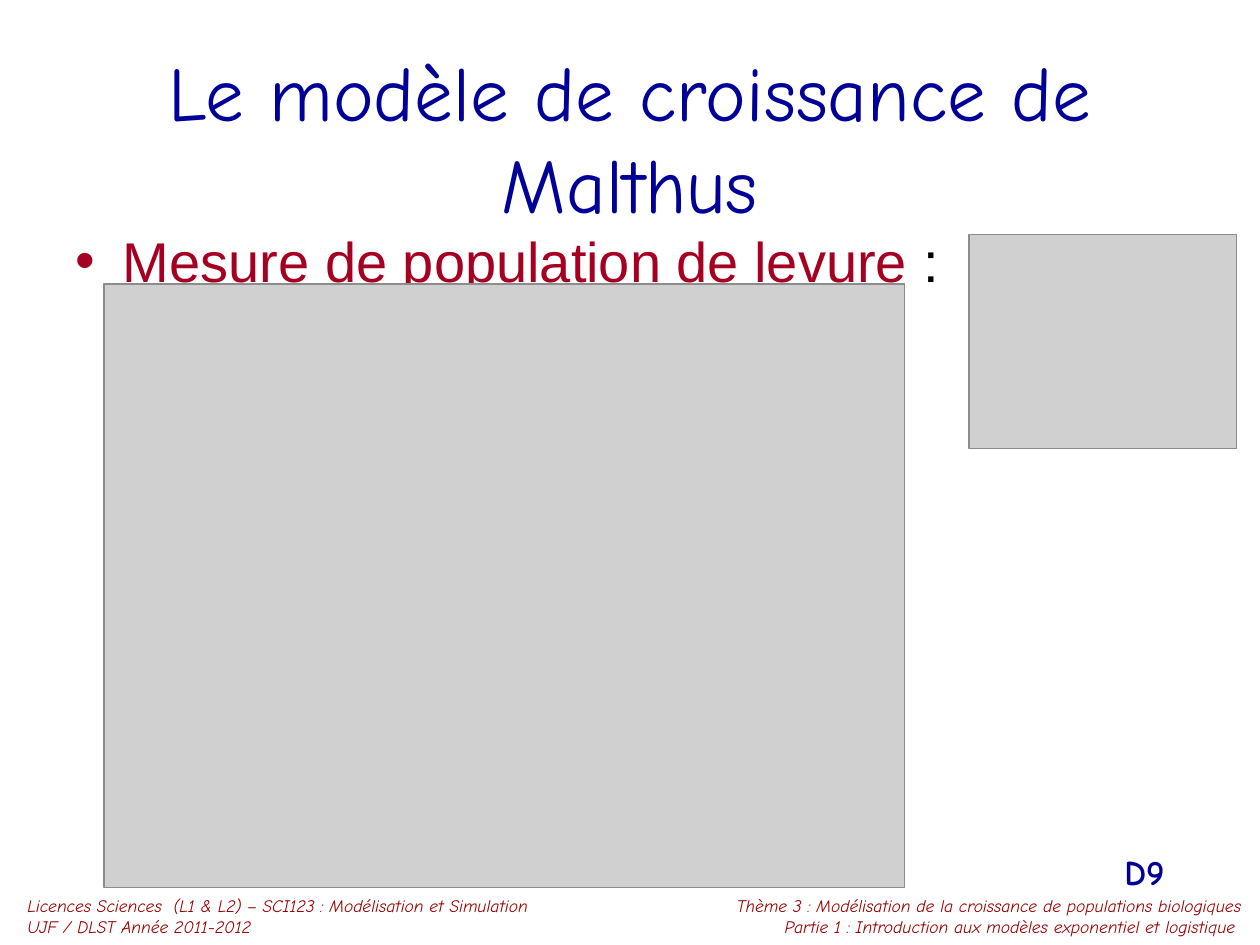
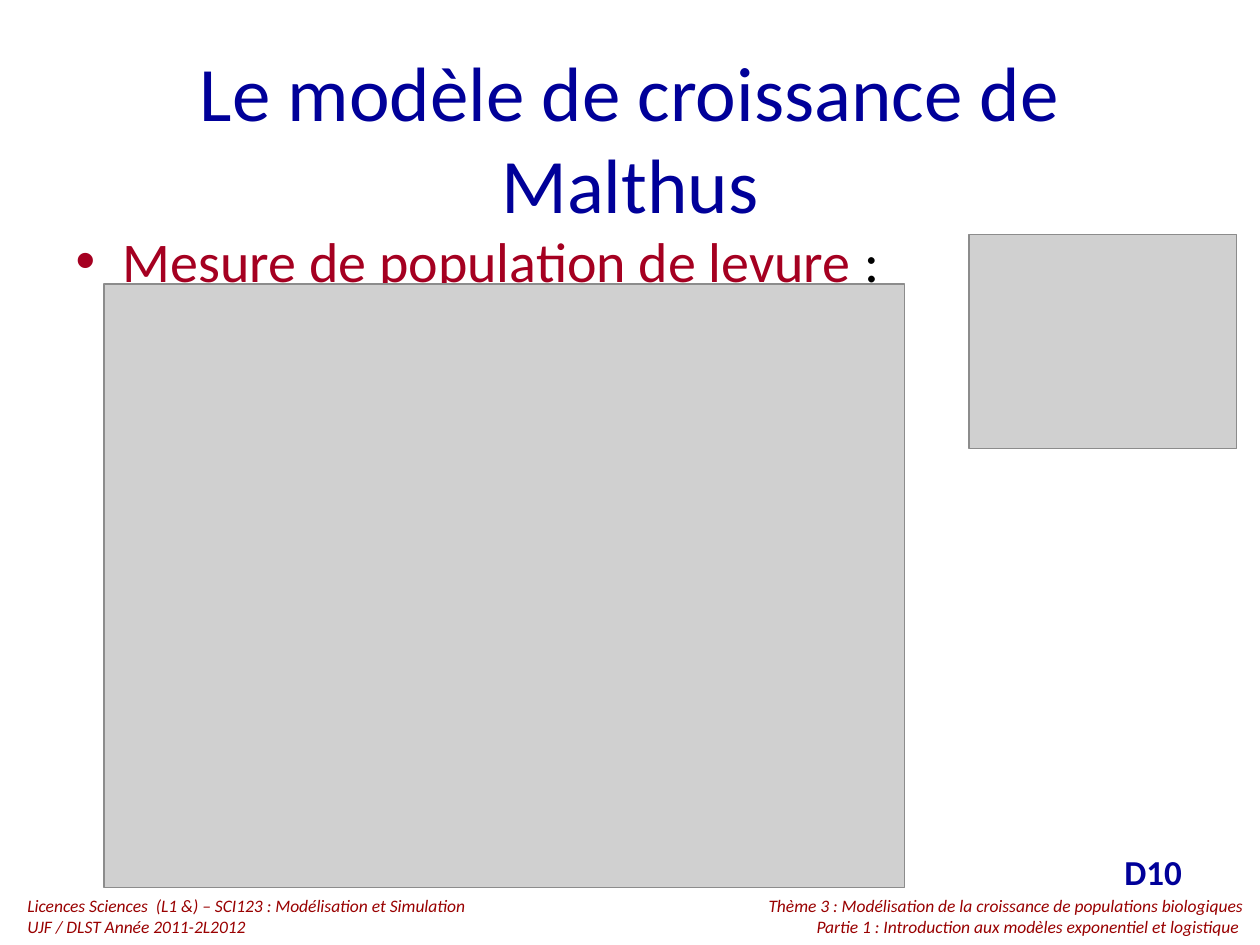
Before and after one commit to cayek/PopulationDynamics, a slide deck: slide 10 of TD/TD1_DynaPops.pptx (slide 9 before the commit). Drawn at 1260x945 pixels with LibreOffice and Linux fonts; fonts in the diff are those of the drawing; grey boxes stand for pictures. Boxes give left, top, right and bottom in pixels: in the first picture for what was removed or moved away, otherwise in the second. Text is boxed around its words. In the diff, an @@ line names an element or a change of style, - is before the commit and + after.

```diff
--- a/TD/TD1_DynaPops.pptx
+++ b/TD/TD1_DynaPops.pptx
@@ title "Le modèle de croissance de ..." at [200,67,1059,214]: font Comic Neue to Calibri @@
@@ text "Mesure de population de levure ..." at [123,243,851,295]: font Arial to Calibri @@
@@ page number removed at [1124,861,1164,886] @@
-D9
@@ page number added at [1124,862,1182,886], 20 pt, text #000099, bold @@
+D10
@@ text at [27,899,465,933]: text changed; font Comic Neue to Calibri @@
-Licences Sciences (L1 & L2) – SCI123 : Modélisation et Simulation
-UJF / DLST Année 2011-2012
+Licences Sciences (L1 &) – SCI123 : Modélisation et Simulation
+UJF / DLST Année 2011-2L2012
@@ text "Thème 3 : Modélisation de ..." at [769,900,1243,936]: font Comic Neue to Calibri @@
@@ text "Thème 3 : Modélisation de ...": place and size @@
-text "Thème 3 : Modélisation de ..." at [737,899,1241,937]
+text "Thème 3 : Modélisation de ..." at [769,900,1243,936]
```
Also in this commit, not shown: 24 other slides changed, 1 slide added, 31 slides removed.
